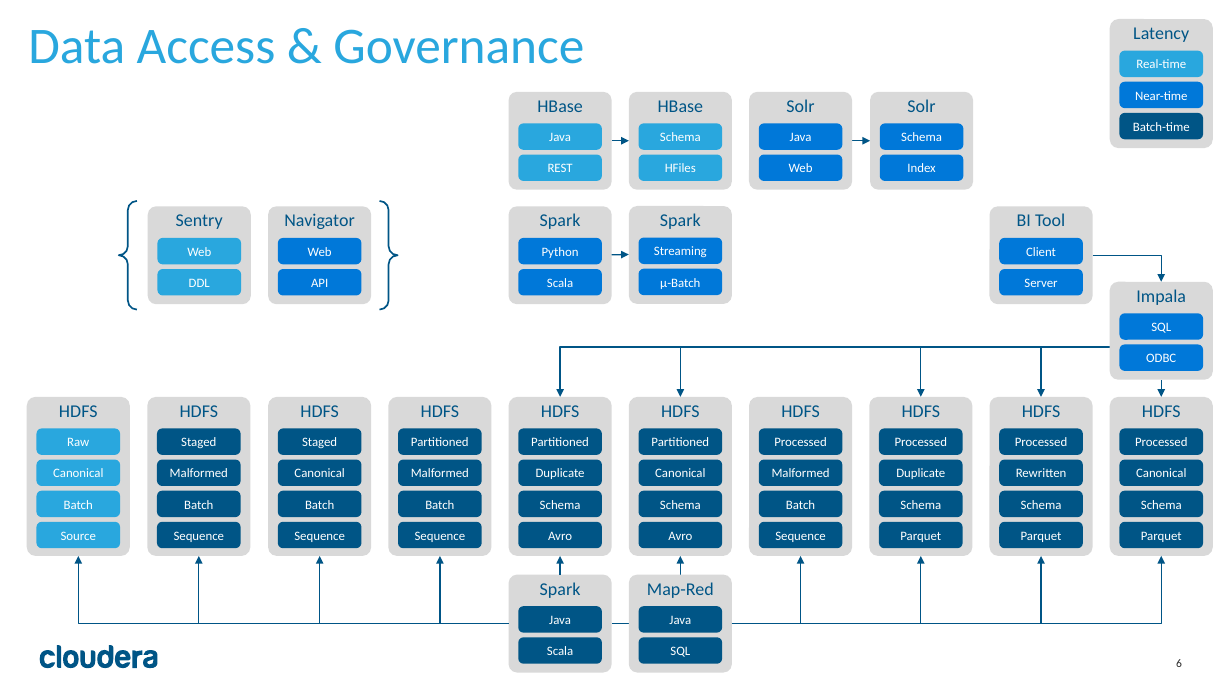
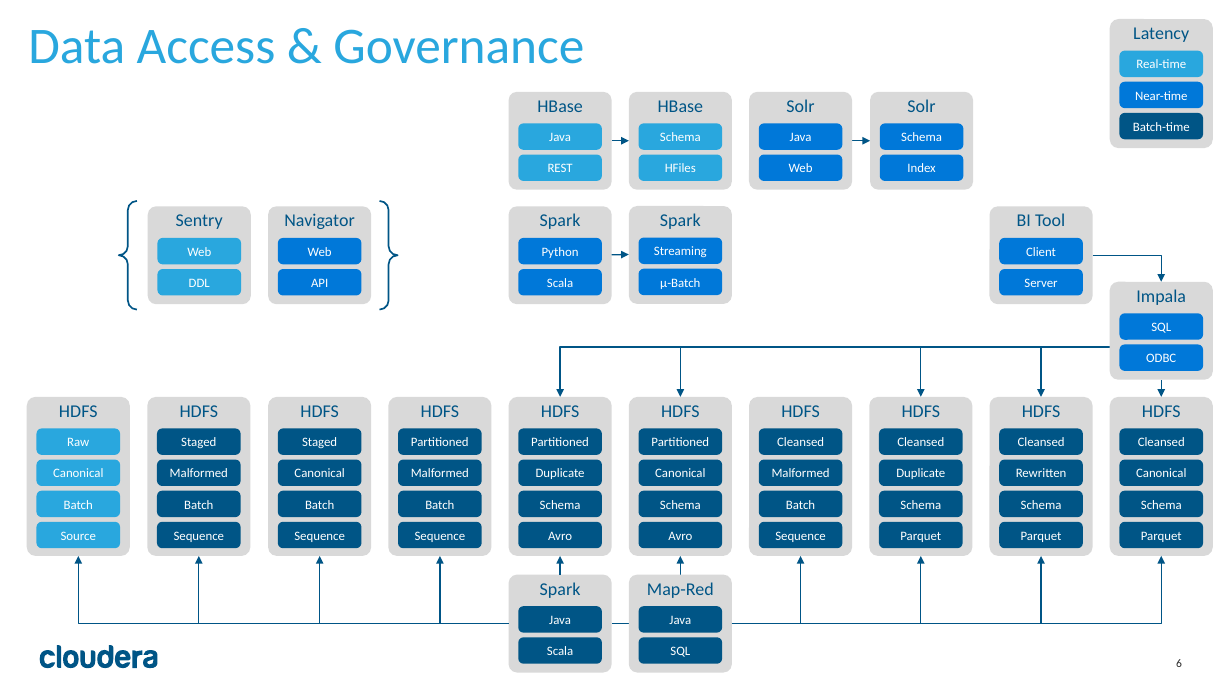
Before and after one commit to ggear/cloudera-framework, a slide deck: slide 6 of cloudera-framework-example/src/site/resources/Architecture.pptx. Drawn at 1232x693 pixels with LibreOffice and Linux fonts; fonts in the diff are those of the drawing. Boxes give left, top, right and bottom in pixels: in the first picture for what was removed or moved away, otherwise in the second. Text is boxed around its words. In the diff, an @@ line names an element or a change of style, - is before the commit and + after.

```diff
--- a/cloudera-framework-example/src/site/resources/Architecture.pptx
+++ b/cloudera-framework-example/src/site/resources/Architecture.pptx
@@ text in rounded rectangle at [777,437,824,446]: text changed @@
-Processed
+Cleansed
@@ text in rounded rectangle at [897,437,944,446]: text changed @@
-Processed
+Cleansed
@@ text in rounded rectangle at [1018,437,1065,446]: text changed @@
-Processed
+Cleansed
@@ text in rounded rectangle at [1138,437,1185,446]: text changed @@
-Processed
+Cleansed
```
Also in this commit, not shown: 2 other slides changed, 31 other files.
